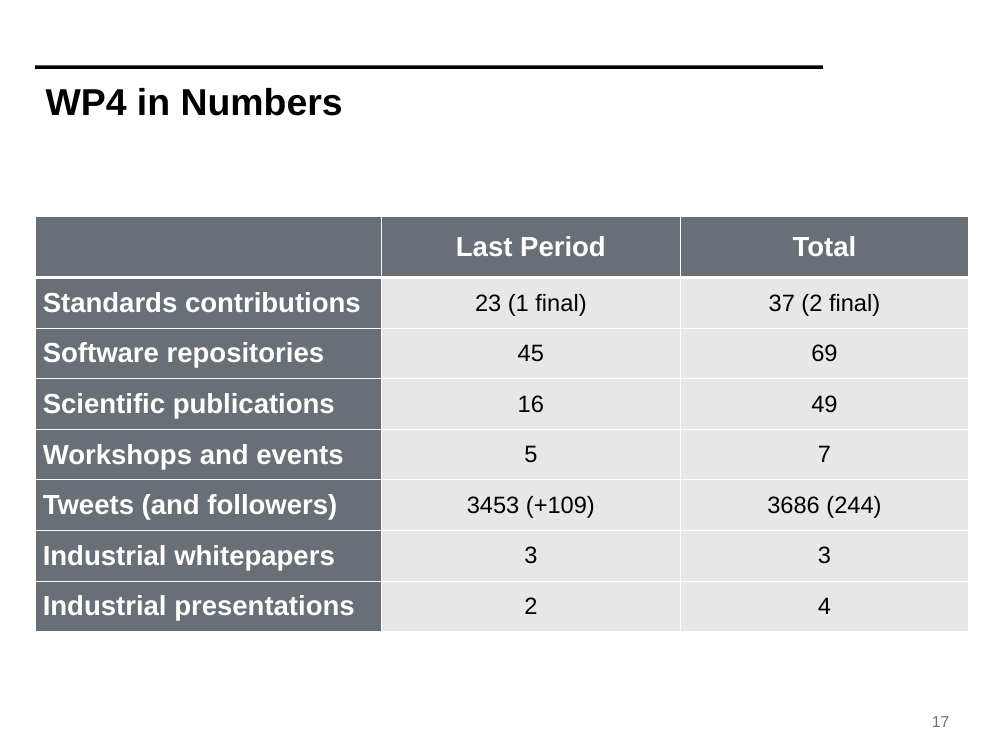
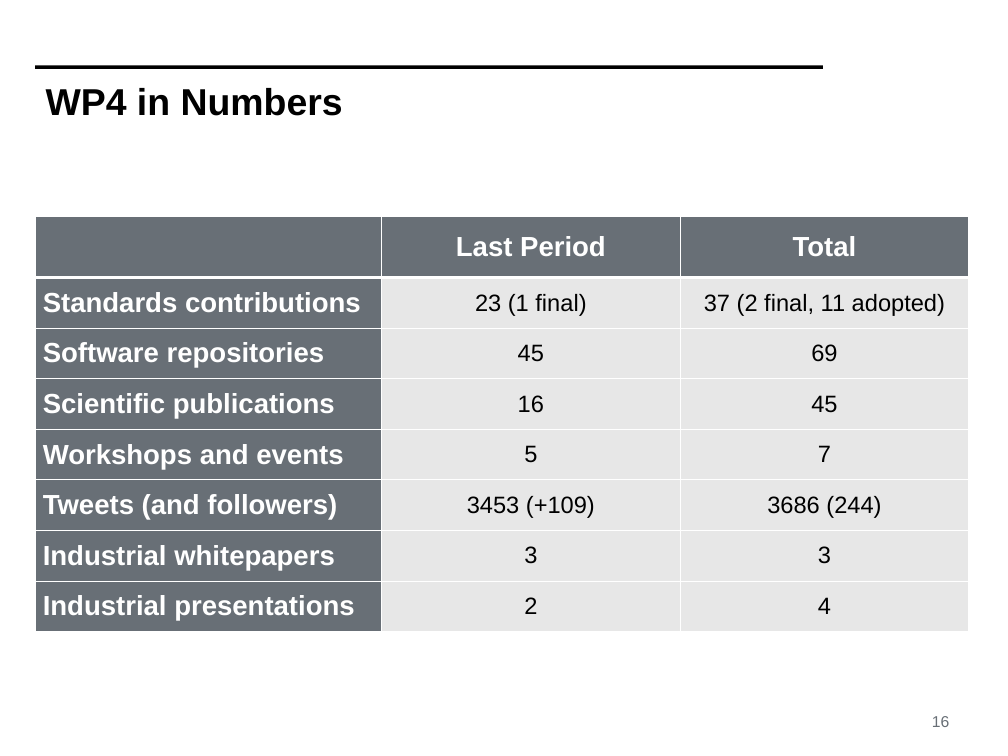
Before and after one commit to mami-project/roadshows, a slide deck: slide 16 of review3-brussels/WP4-ReviewFinal.pptx (slide 17 before the commit). Drawn at 1008x756 pixels with LibreOffice and Linux fonts; fonts in the diff are those of the drawing; background and template pictures are left out. Boxes give left, top, right and bottom in pixels: in the first picture for what was removed or moved away, otherwise in the second. Text is boxed around its words. In the diff, an @@ line names an element or a change of style, - is before the commit and + after.

```diff
--- a/review3-brussels/WP4-ReviewFinal.pptx
+++ b/review3-brussels/WP4-ReviewFinal.pptx
@@ table at (35, 216, 968, 632) @@
-row 2, column 3: 37 (2 final)
+row 2, column 3: 37 (2 final, 11 adopted)
-row 4, column 3: 49
+row 4, column 3: 45
@@ page number at (932, 716, 949, 727): text changed @@
-17
+16
```
Also in this commit, not shown: 7 other slides changed.
